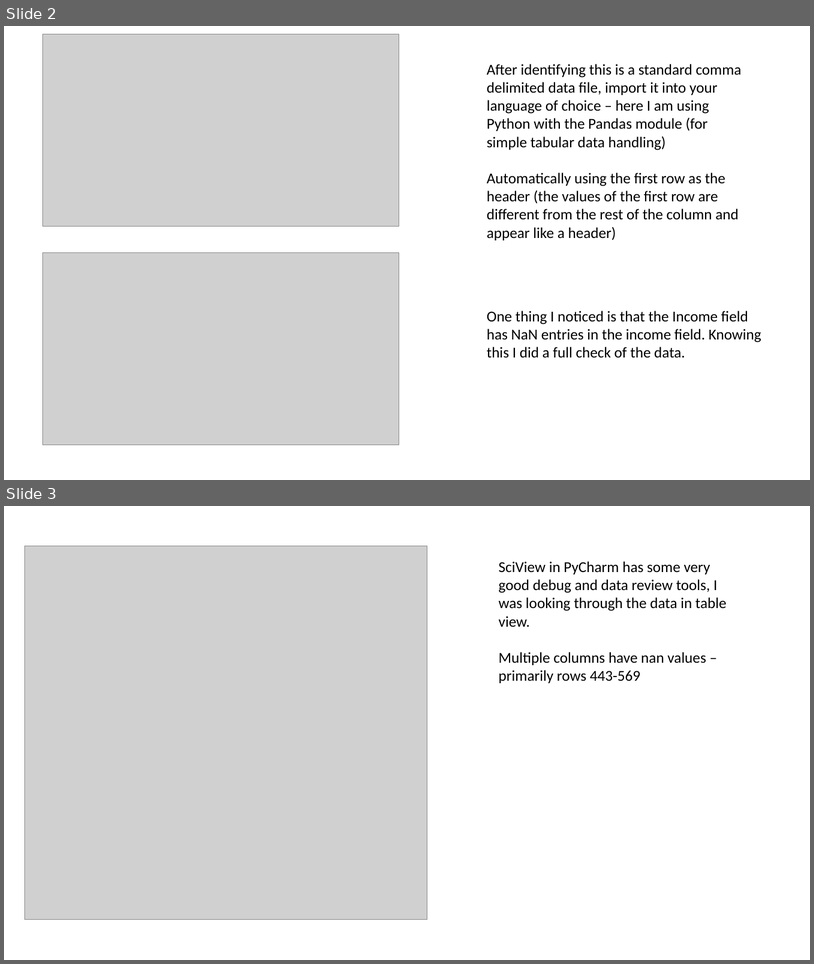
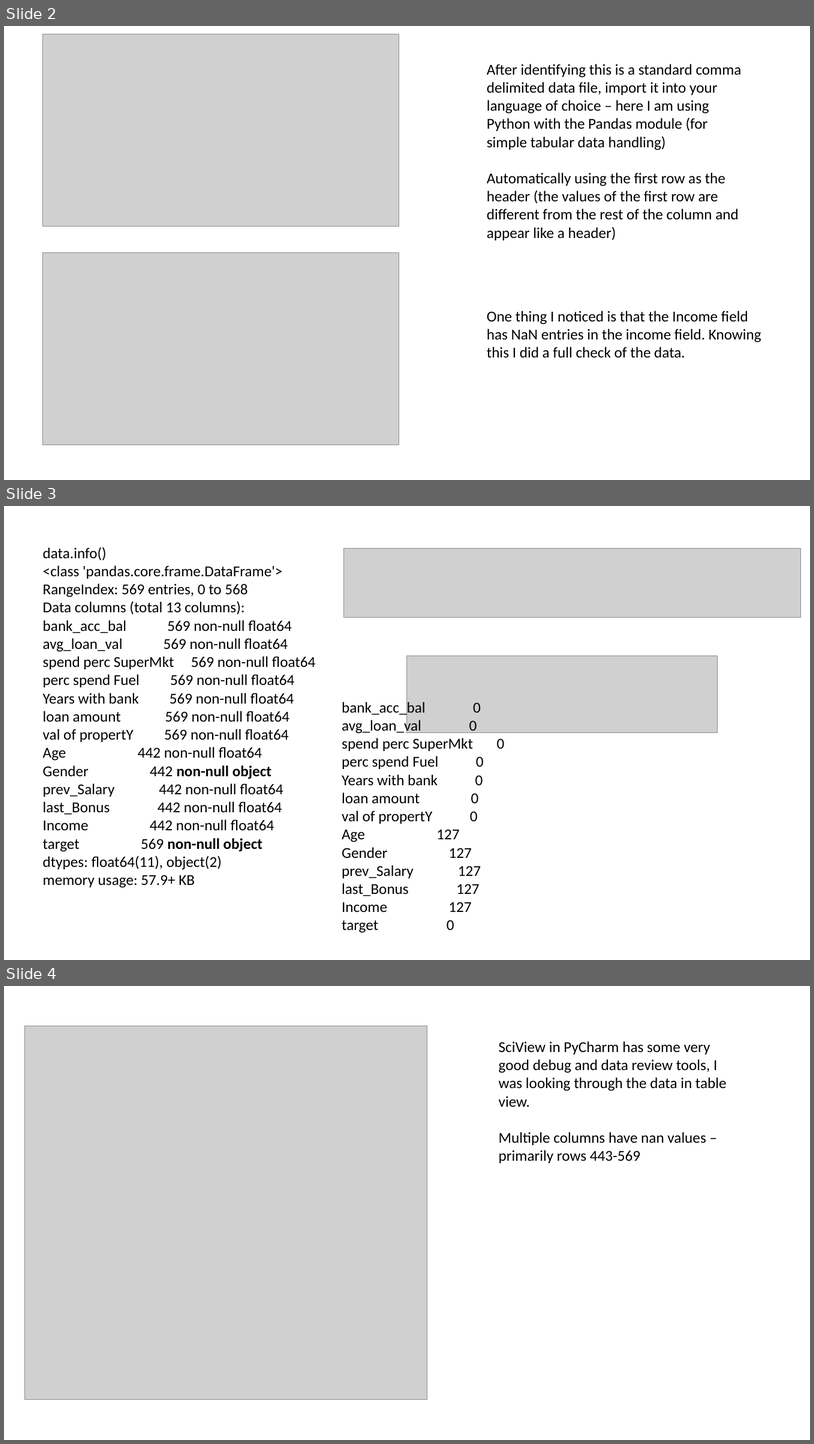
Before and after one commit to matt-ramcharan/047054-Data-Scientist-Assessment, a slide deck: DataScienceTask.pptx. Shown one above the other, each under a label of ours: slides 2 and 3 before the commit, slides 2, 3 and 4 after it. The pictures are 814x964 and 814x1444 pixels, drawn with LibreOffice and Linux fonts; fonts in the diff are those of the drawing; grey boxes stand for pictures. Boxes give left, top, right and bottom in pixels: in the first picture for what was removed or moved away, otherwise in the second. Text is boxed around its words. In the diff, an @@ line names an element or a change of style, - is before the commit and + after.

```diff
--- a/DataScienceTask.pptx
+++ b/DataScienceTask.pptx
@@ slide 3 added at (4,506,810,960), background #FFFFFF @@
@@ text added at (43,547,315,888), 18 pt, text #000000 @@
+data.info()
+<class 'pandas.core.frame.DataFrame'>
+RangeIndex: 569 entries, 0 to 568
+Data columns (total 13 columns):
+bank_acc_bal 569 non-null float64
+avg_loan_val 569 non-null float64
+spend perc SuperMkt 569 non-null float64
+perc spend Fuel 569 non-null float64
+Years with bank 569 non-null float64
+loan amount 569 non-null float64
+val of propertY 569 non-null float64
+Age 442 non-null float64
+Gender 442 non-null object
+prev_Salary 442 non-null float64
+last_Bonus 442 non-null float64
+Income 442 non-null float64
+target 569 non-null object
+dtypes: float64(11), object(2)
+memory usage: 57.9+ KB
@@ picture added at (344,549,801,618) @@
@@ picture added at (408,656,719,733) @@
@@ text added at (342,700,505,933), 18 pt, text #000000 @@
+bank_acc_bal 0
+avg_loan_val 0
+spend perc SuperMkt 0
+perc spend Fuel 0
+Years with bank 0
+loan amount 0
+val of propertY 0
+Age 127
+Gender 127
+prev_Salary 127
+last_Bonus 127
+Income 127
+target 0
@@ what was slide 3 is now slide 4 @@
```
Also in this commit, not shown: 1 slide changed.
